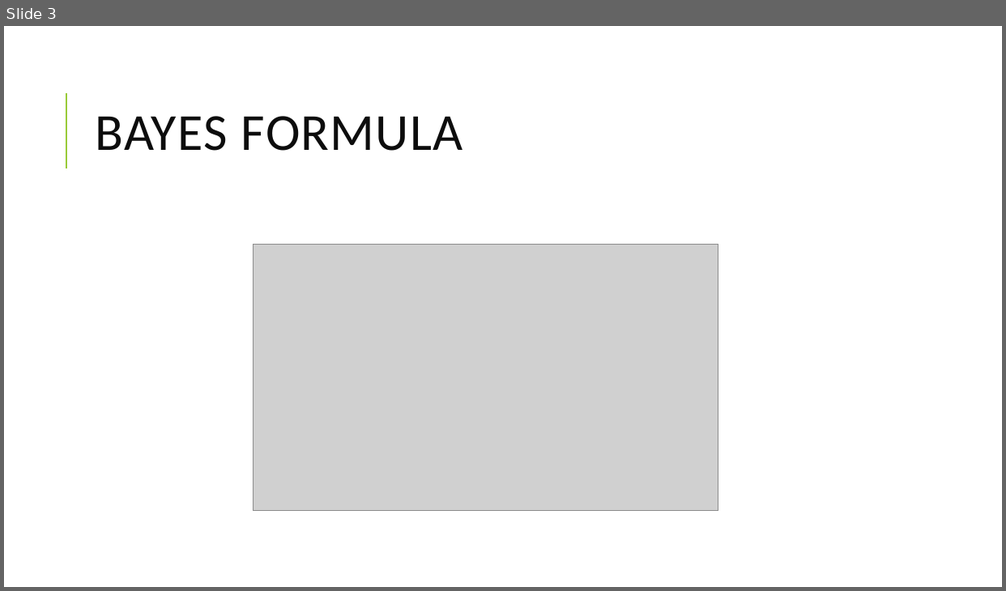
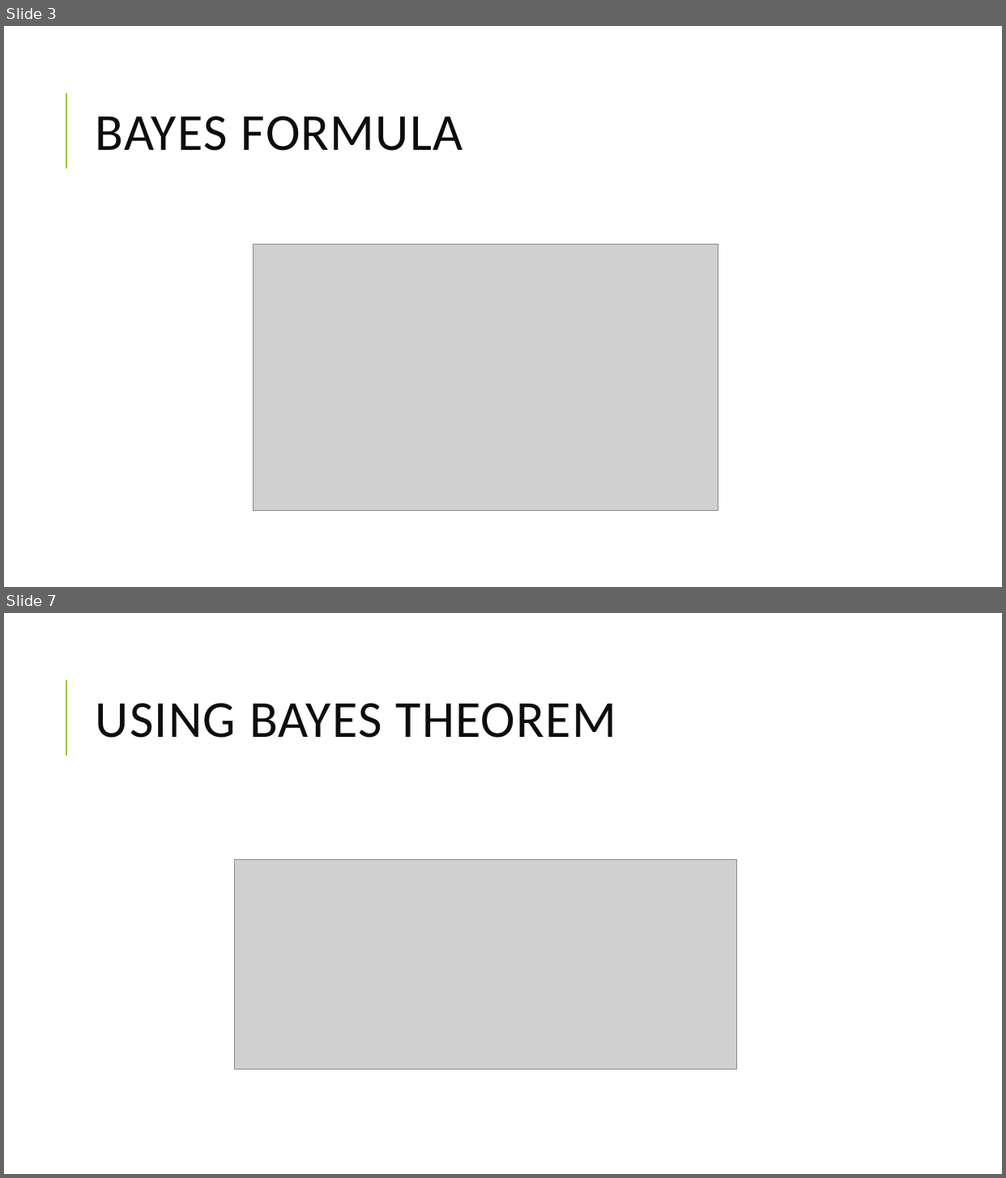
Before and after one commit to michael-far/applied-data-science, a slide deck: Applied Data Science - Naive Bayes.pptx. Shown one above the other, each under a label of ours: slide 3 before the commit, slides 3 and 7 after it; the slides between them are not shown. The pictures are 1006x591 and 1006x1178 pixels, drawn with LibreOffice and Linux fonts; fonts in the diff are those of the drawing; grey boxes stand for pictures. Boxes give left, top, right and bottom in pixels: in the first picture for what was removed or moved away, otherwise in the second. Text is boxed around its words. In the diff, an @@ line names an element or a change of style, - is before the commit and + after.

```diff
--- a/Applied Data Science - Naive Bayes.pptx
+++ b/Applied Data Science - Naive Bayes.pptx
@@ slide 7 added at [4,613,1002,1174], background #FFFFFF; not listed: 1 template element that a slide beside it also shows @@
@@ title added at [96,703,616,738], 50 pt, text #0D0D0D @@
+USING BAYES THEOREM
@@ picture added at [235,860,738,1070] @@
```
Also in this commit, not shown: 2 slides changed, 4 other slides added.
